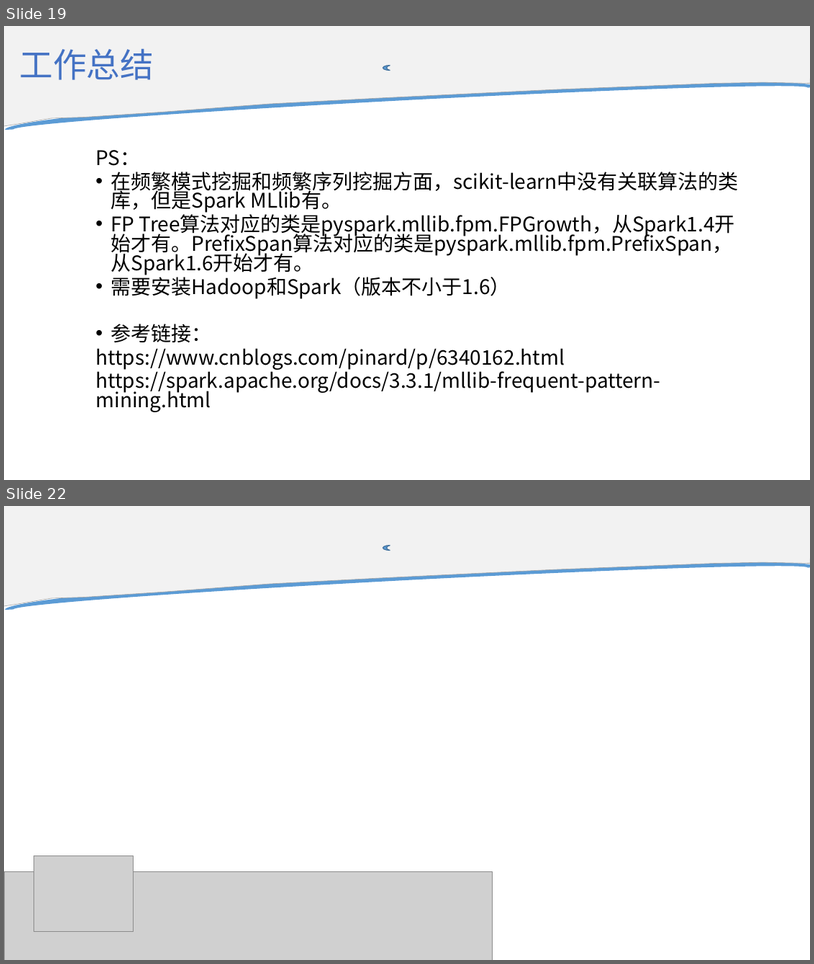
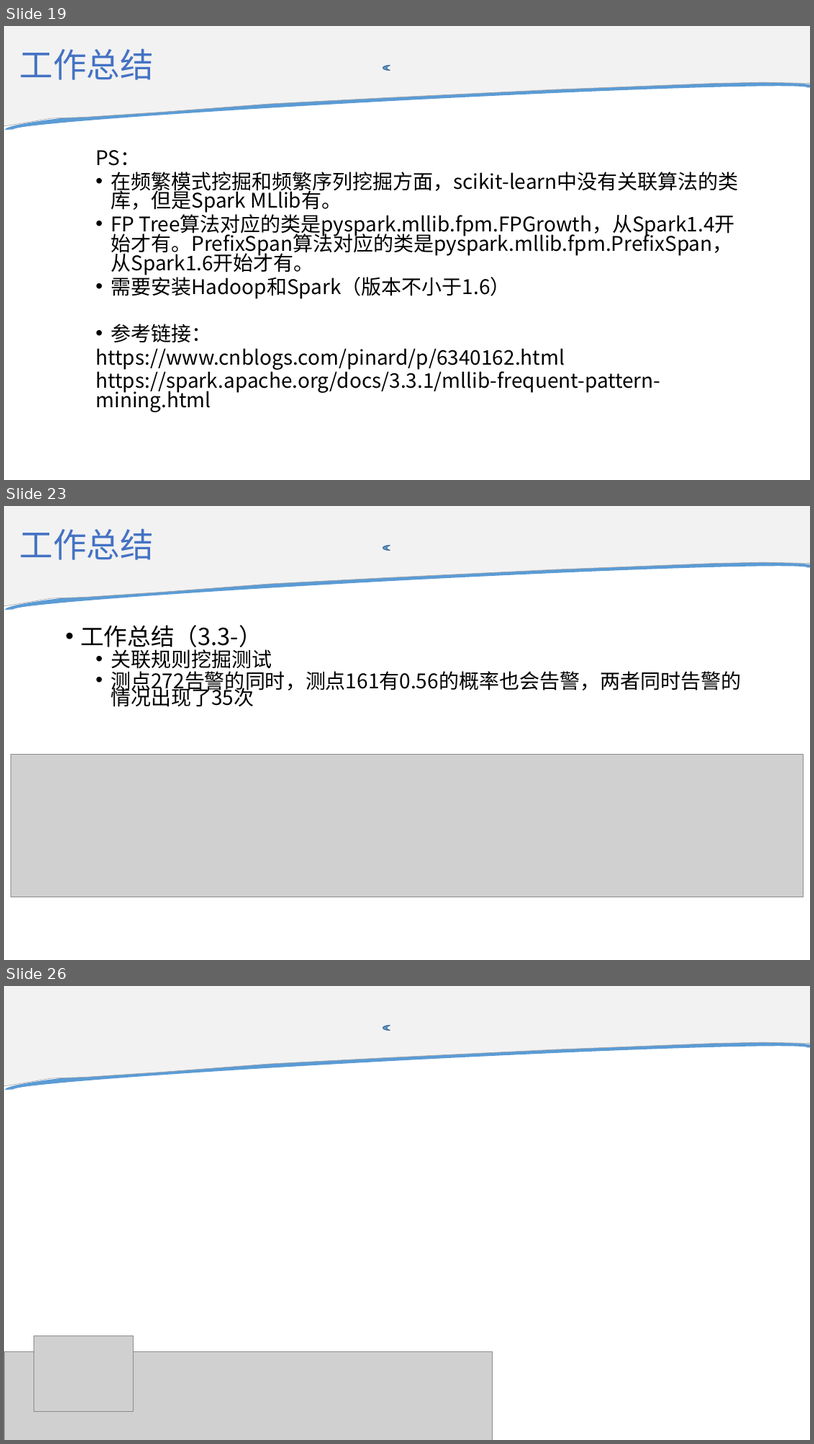
Before and after one commit to Xsaopig/C4_5G, a slide deck: 承载网故障检测项目工作汇报.pptx. Shown one above the other, each under a label of ours: slides 19 and 22 before the commit, slides 19, 23 and 26 after it; the slides between them are not shown. The pictures are 814x964 and 814x1444 pixels, drawn with LibreOffice and Linux fonts; fonts in the diff are those of the drawing; grey boxes stand for pictures; background and template pictures are left out. Boxes give left, top, right and bottom in pixels: in the first picture for what was removed or moved away, otherwise in the second. Text is boxed around its words. In the diff, an @@ line names an element or a change of style, - is before the commit and + after.

```diff
--- a/承载网故障检测项目工作汇报.pptx
+++ b/承载网故障检测项目工作汇报.pptx
@@ slide 23 added at [4, 506, 810, 960], background #FFFFFF; not listed: 3 template elements that a slide beside it also shows @@
@@ title added at [19, 528, 154, 560], 40 pt, text #4472C4 @@
+工作总结
@@ text added at [80, 625, 741, 707], 24 pt, text #000000 @@
+• 工作总结（3.3-）
+  • 关联规则挖掘测试
+  • 测点272告警的同时，测点161有0.56的概率也会告警，两者同时告警的情况出现了35次
@@ picture added at [10, 754, 804, 897] @@
@@ what was slide 22 is now slide 26 @@
```
Also in this commit, not shown: 1 slide changed, 4 other slides added, 1 slide removed, 6 other files.
